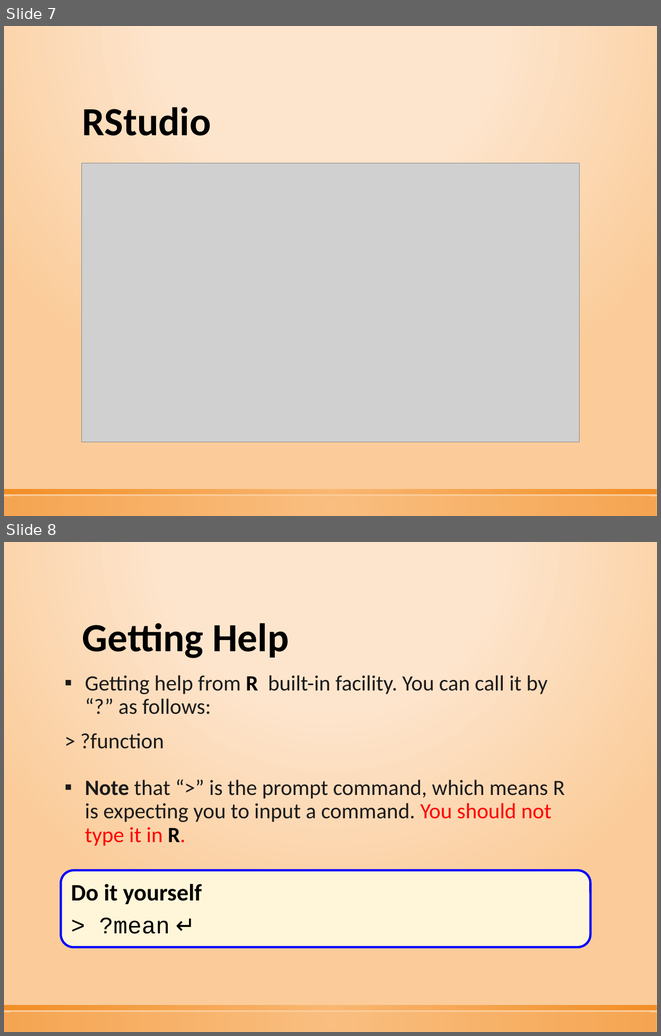
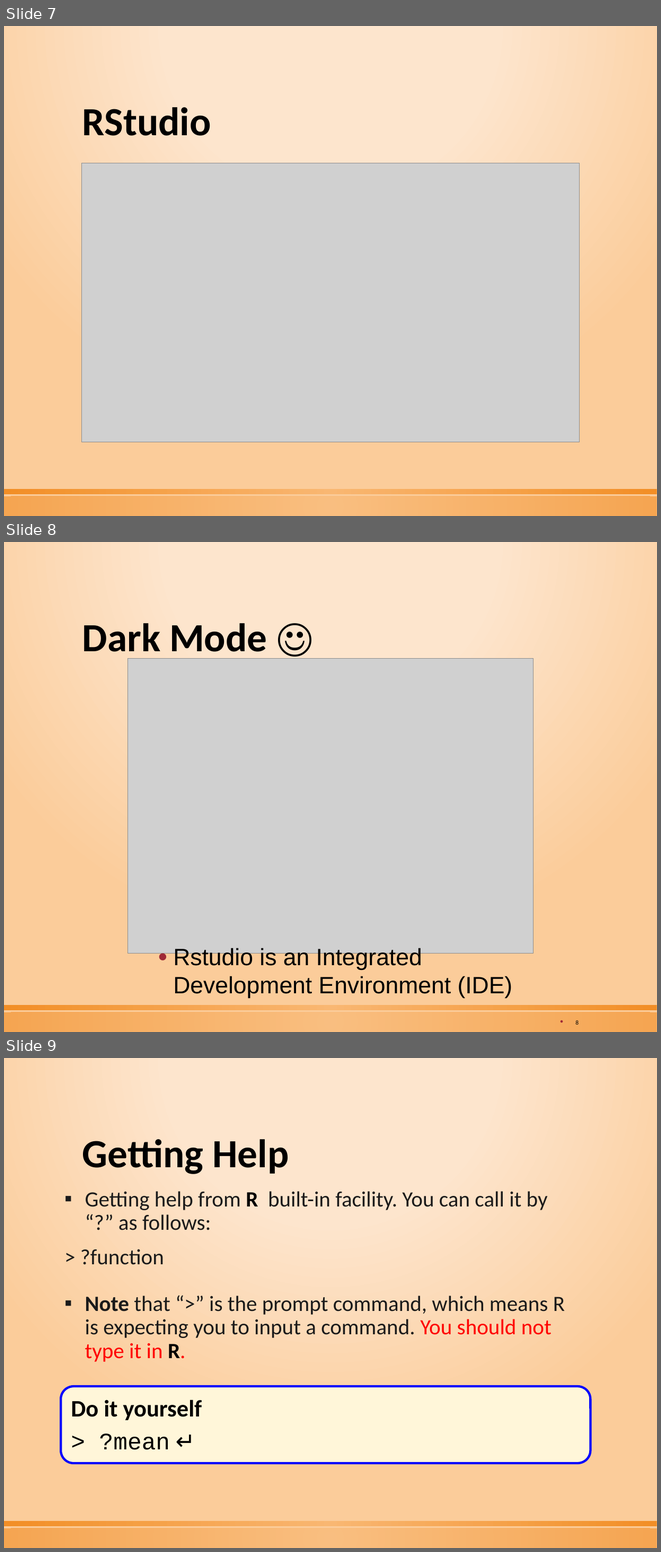
Before and after one commit to tethig/revanent, a slide deck: R Workshop 1 (Introduction).pptx. Shown one above the other, each under a label of ours: slides 7 and 8 before the commit, slides 7, 8 and 9 after it. The pictures are 661x1036 and 661x1552 pixels, drawn with LibreOffice and Linux fonts; fonts in the diff are those of the drawing; grey boxes stand for pictures. Boxes give left, top, right and bottom in pixels: in the first picture for what was removed or moved away, otherwise in the second. Text is boxed around its words. In the diff, an @@ line names an element or a change of style, - is before the commit and + after.

```diff
--- a/R Workshop 1 (Introduction).pptx
+++ b/R Workshop 1 (Introduction).pptx
@@ slide 8 added at bbox=[4, 542, 657, 1032], background gradient #FDE5CD to #FBCC9A; not listed: 2 template elements that a slide beside it also shows @@
@@ text added at bbox=[82, 623, 267, 661], 44 pt, text #000000, bold @@
+Dark Mode ☺
@@ picture added at bbox=[127, 658, 533, 953] @@
@@ text added at bbox=[173, 946, 513, 998], 26 pt, text #000000 @@
+● Rstudio is an Integrated Development Environment (IDE)
@@ page number added at bbox=[575, 1020, 579, 1024], 6.8 pt, text #000000 @@
+8
@@ what was slide 8 is now slide 9 @@
```
Also in this commit, not shown: 5 slides changed, 1 other file.
